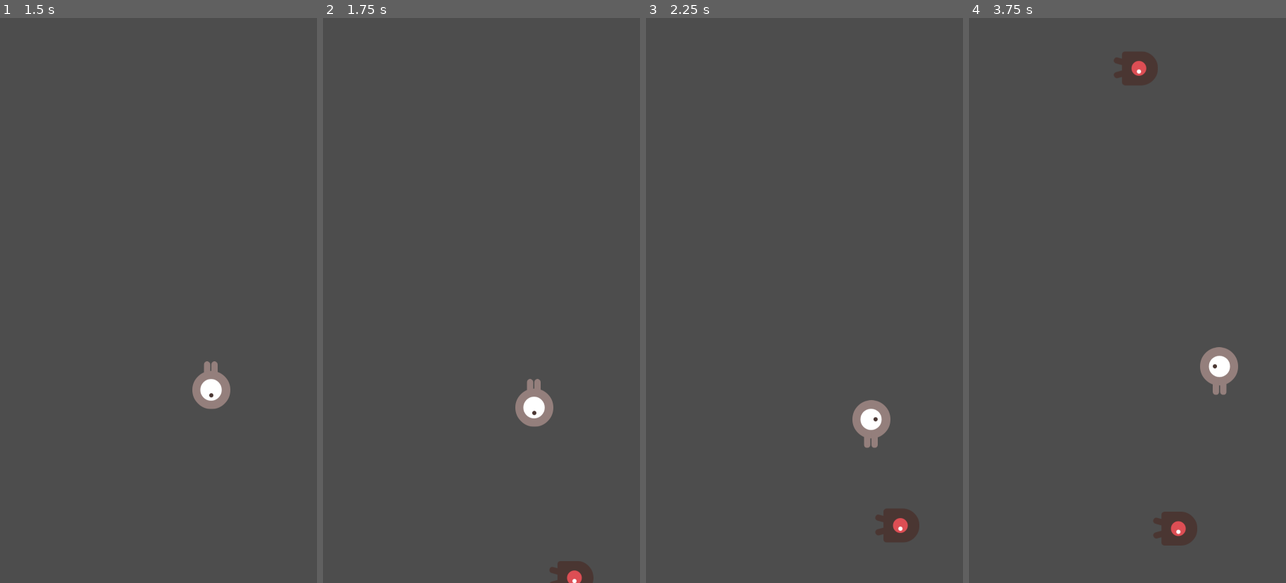
Above: before the commit, frames 1-4 (left to right).
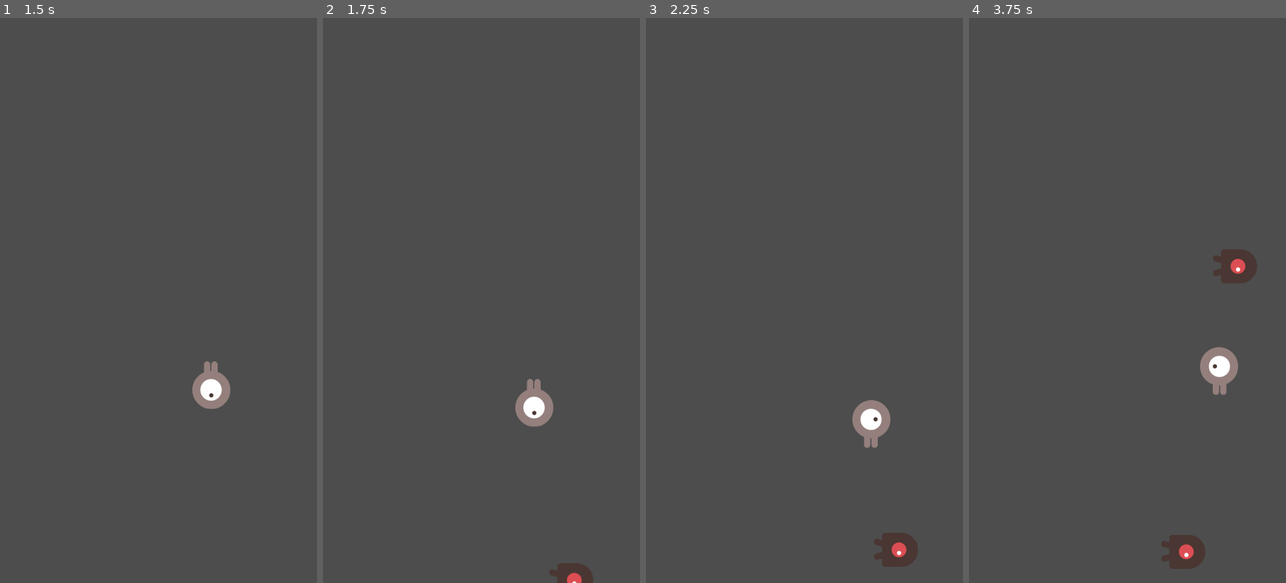
Above: after the commit, the same moments.

Repository: lichen63/godot-games
Game: Godot game, scene res://game/game.tscn
Two runs of this game, one before a commit and one after it. Both use one fixed random seed, a clock stepped at 60 frames per second and the inputs below.
Inputs:
- Up to frame 1 (1.5 s): tap Enter at 0.5 s; hold D (player_action_right) 0.53-1.28 s; hold S (player_action_down) from 1.28 s (still down)
- Up to frame 2 (1.75 s): keep holding S (player_action_down)
- Up to frame 3 (2.25 s): release S (player_action_down) at 2.03 s; hold D (player_action_right) from 2.03 s (still down)
- Up to frame 4 (3.75 s): release D (player_action_right) at 2.78 s; hold W (player_action_up) 2.78-3.53 s; hold A (player_action_left) from 3.53 s (still down)

Frame 1 is identical in both runs. In frame 2, 0.1% of the frame differs, in the area x 71-85%, y 96-100%; in frame 3, 1.0%; in frame 4, 2.3%, in the area x 45-91%, y 6-98%.

Commit message:
fix bug: should check Local to Scene in curve of Path2D so that curve.clear_points() wont affect others

Diff:
--- a/dodge_the_creeps/enemy/enemy.gd
+++ b/dodge_the_creeps/enemy/enemy.gd
@@ -7,7 +7,7 @@
     RIGHT
 }
 
-const SPEED: int = 10
+const SPEED: int = 6
 
 @onready var screen_size_: Vector2 = get_viewport().get_visible_rect().size
 
@@ -21,15 +21,6 @@
     curve_node.clear_points()
     curve_node.add_point(Vector2.ZERO)
     curve_node.add_point(end_pos - start_pos)
-
-    var follow_node: PathFollow2D = $Path2D/PathFollow2D
-    follow_node.loop = false
-
-    # 打印日志
-    print("start_pos: ", start_pos)
-    print("end_pos: ", end_pos)
-    for i in range(curve_node.get_point_count()):
-        print("curve_node point ", i, ": ", curve_node.get_point_position(i))
 
 func _physics_process(delta: float) -> void:
     var follow_node = $Path2D/PathFollow2D
--- a/dodge_the_creeps/enemy/enemy.tscn
+++ b/dodge_the_creeps/enemy/enemy.tscn
@@ -48,6 +48,7 @@
 size = Vector2(107, 96)
 
 [sub_resource type="Curve2D" id="Curve2D_htjsx"]
+resource_local_to_scene = true
 
 [node name="Enemy" type="Node2D"]
 script = ExtResource("1_bbb3q")
@@ -72,3 +73,4 @@
 curve = SubResource("Curve2D_htjsx")
 
 [node name="PathFollow2D" type="PathFollow2D" parent="Path2D"]
+loop = false
